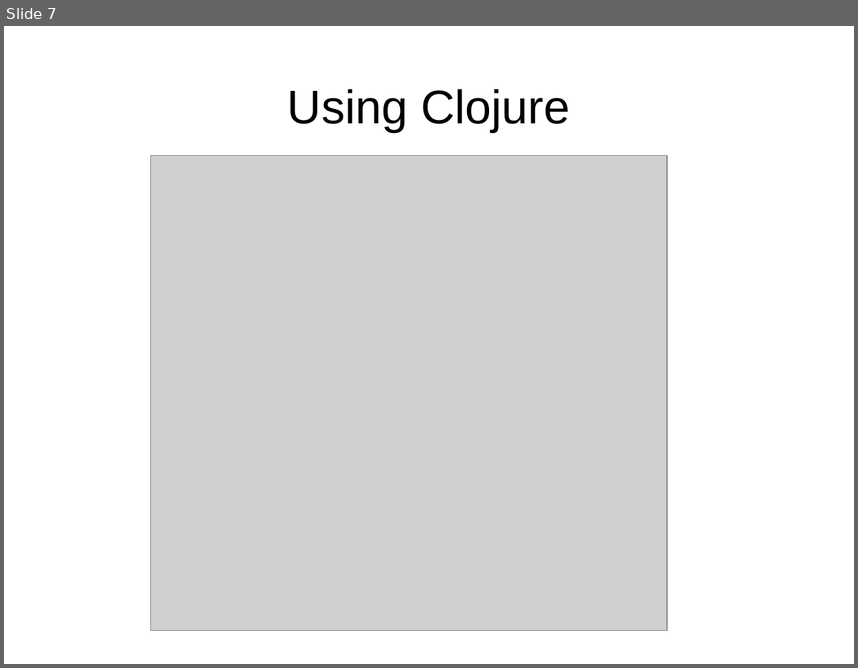
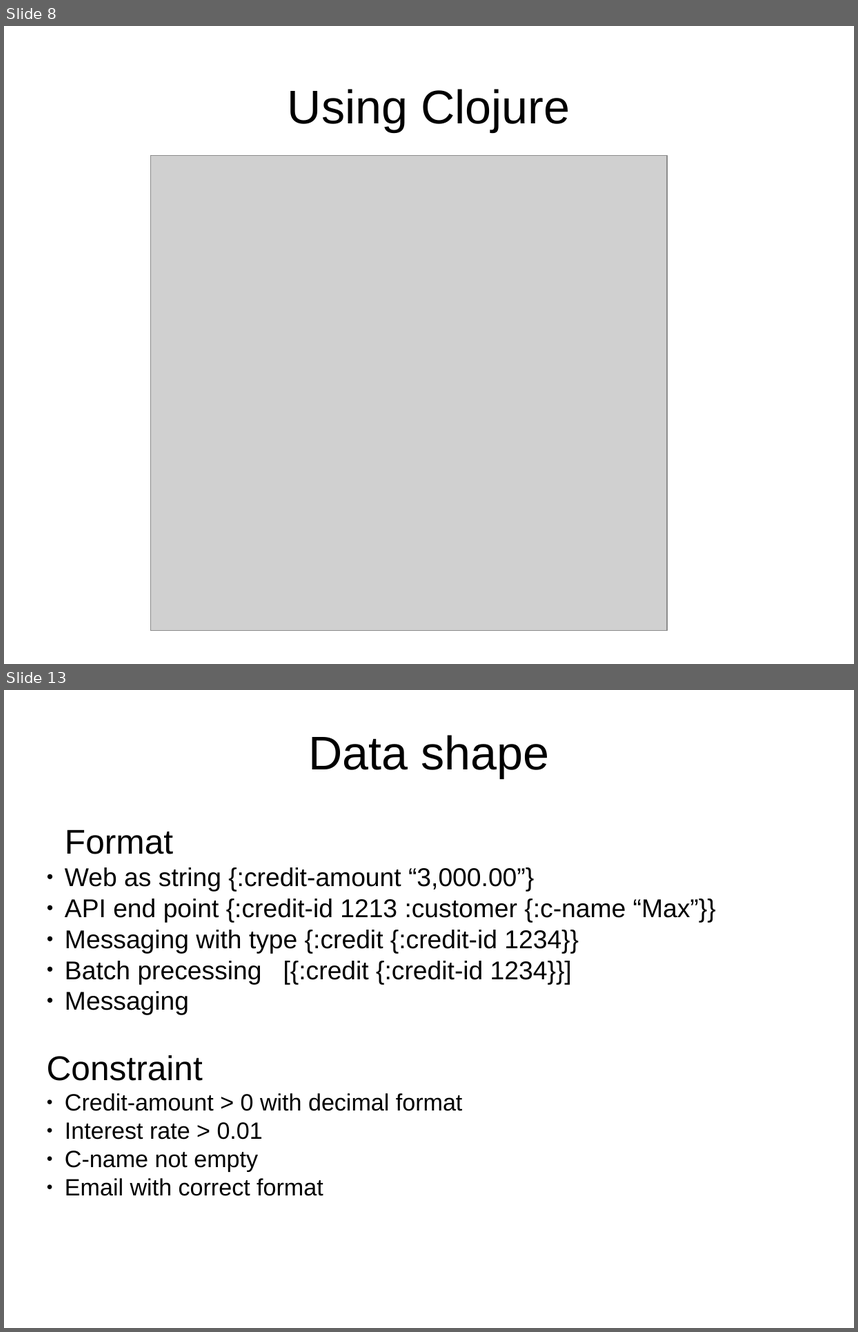
Before and after one commit to Mamun/prac, a slide deck: slide.odp. Shown one above the other, each under a label of ours: slide 7 before the commit, slides 8 and 13 after it; the slides between them are not shown. The pictures are 858x668 and 858x1332 pixels, drawn with LibreOffice and Linux fonts; fonts in the diff are those of the drawing; grey boxes stand for pictures; background and template pictures are left out. Boxes give left, top, right and bottom in pixels: in the first picture for what was removed or moved away, otherwise in the second. Text is boxed around its words. In the diff, an @@ line names an element or a change of style, - is before the commit and + after.

```diff
--- a/slide.odp
+++ b/slide.odp
@@ slide 13 added at box(4, 690, 854, 1328), background picture (left out) @@
@@ title added at box(308, 735, 549, 778), 44 pt, text #000000 @@
+Data shape
@@ subtitle added at box(47, 829, 716, 1196), 24 pt, text #000000 @@
+Format
+● Web as string {:credit-amount “3,000.00”}
+● API end point {:credit-id 1213 :customer {:c-name “Max”}}
+● Messaging with type {:credit {:credit-id 1234}}
+● Batch precessing [{:credit {:credit-id 1234}}]
+● Messaging
+Constraint
+● Credit-amount > 0 with decimal format
+● Interest rate > 0.01
+● C-name not empty
+● Email with correct format
@@ what was slide 7 is now slide 8 @@
```
Also in this commit, not shown: 8 slides changed, 4 other slides added, 3 slides removed, 1 other file.
